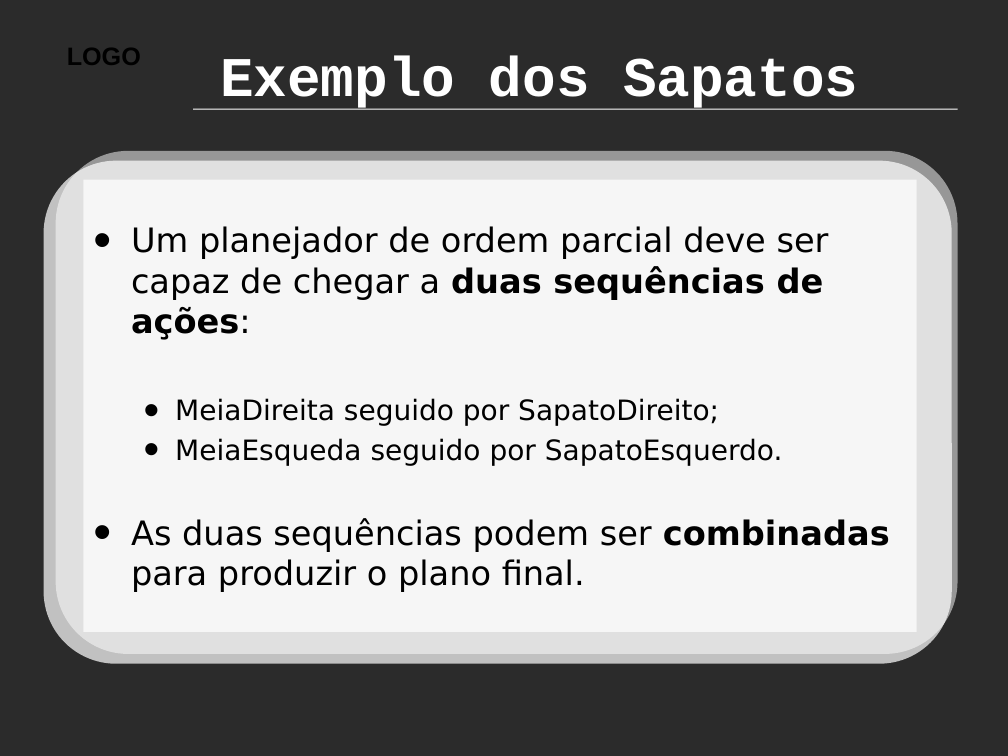
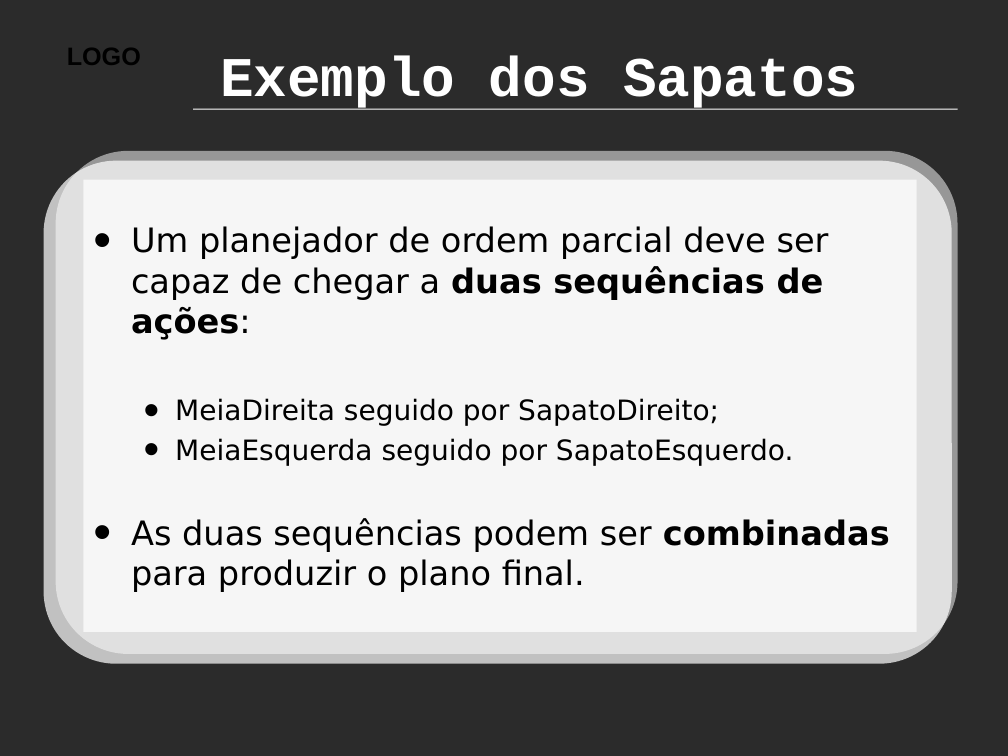
Before and after one commit to claudiosa/CCS, a slide deck: slide 17 of sistemas_multiagentes/IA_Aula_Planejamento.odp. Drawn at 1008x756 pixels with LibreOffice and Linux fonts; fonts in the diff are those of the drawing; background and template pictures are left out; a plain dark background stands for a picture behind light text. Boxes give left, top, right and bottom in pixels: in the first picture for what was removed or moved away, otherwise in the second. Text is boxed around its words. In the diff, an @@ line names an element or a change of style, - is before the commit and + after.

```diff
--- a/sistemas_multiagentes/IA_Aula_Planejamento.odp
+++ b/sistemas_multiagentes/IA_Aula_Planejamento.odp
@@ text at (x1=175, y1=438, x2=794, y2=466): text changed @@
-  • MeiaEsqueda seguido por SapatoEsquerdo.
+  • MeiaEsquerda seguido por SapatoEsquerdo.
```
Also in this commit, not shown: 7 other slides changed, 26 other files.
